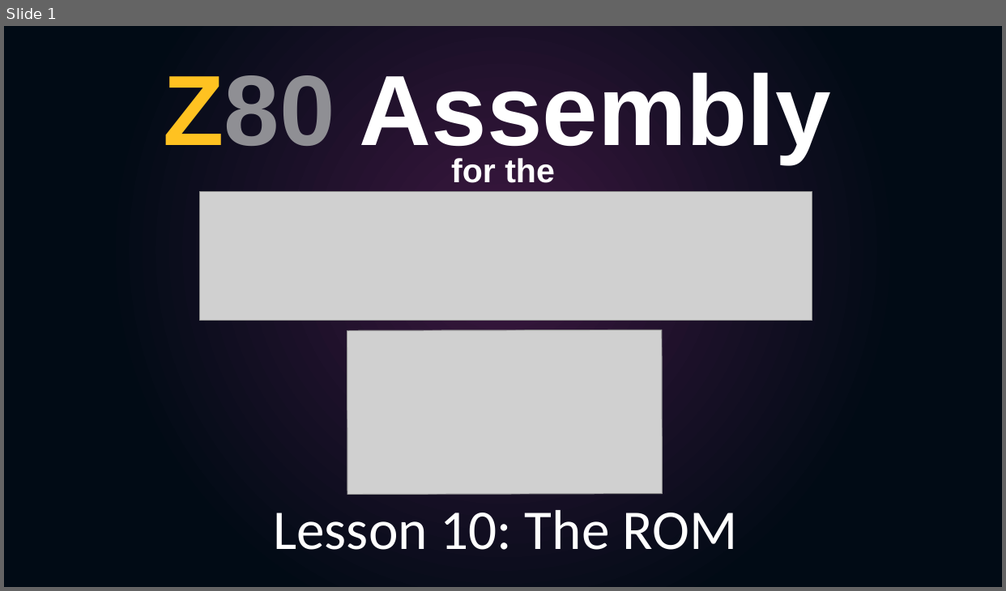
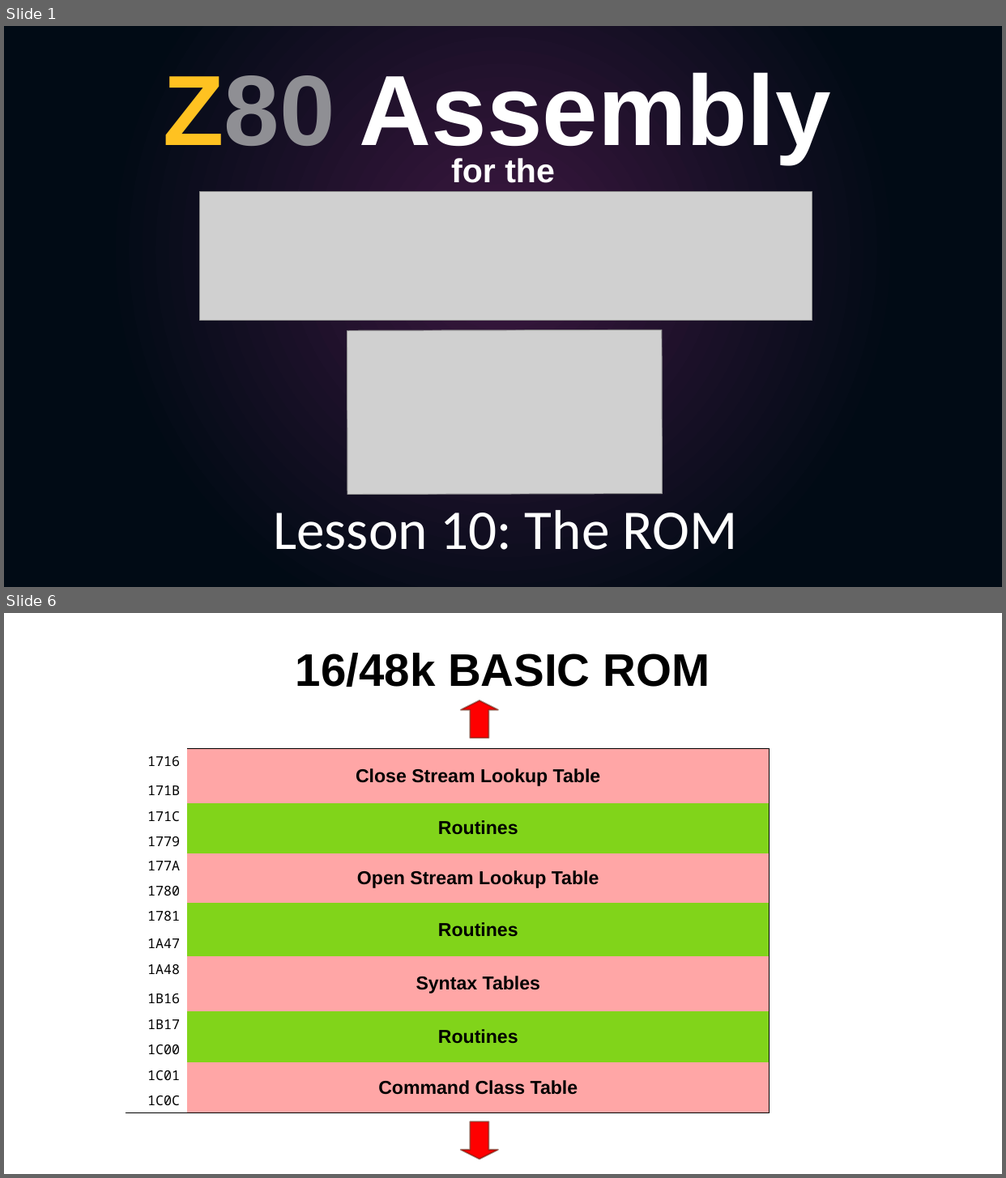
Before and after one commit to SlithyMatt/zxs-assembly-tutorial, a slide deck: Lesson10/Lesson10.odp. Shown one above the other, each under a label of ours: slide 1 before the commit, slides 1 and 6 after it; the slides between them are not shown. The pictures are 1006x591 and 1006x1178 pixels, drawn with LibreOffice and Linux fonts; fonts in the diff are those of the drawing; grey boxes stand for pictures. Boxes give left, top, right and bottom in pixels: in the first picture for what was removed or moved away, otherwise in the second. Text is boxed around its words. In the diff, an @@ line names an element or a change of style, - is before the commit and + after.

```diff
--- a/Lesson10/Lesson10.odp
+++ b/Lesson10/Lesson10.odp
@@ slide 6 added at (x1=4, y1=613, x2=1002, y2=1174), background #FFFFFF @@
@@ title added at (x1=296, y1=653, x2=710, y2=687), 44 pt, text #000000, bold @@
+16/48k BASIC ROM
@@ down arrow added at (x1=461, y1=700, x2=498, y2=738), fill #FF0000, outline #50200C 1.45 pt @@
@@ table added at (x1=126, y1=748, x2=769, y2=1112), 14 rows, 2 columns @@
+1716 | Close Stream Lookup Table
+171B | 
+171C | Routines
+1779 | 
+177A | Open Stream Lookup Table
+1780 | 
+1781 | Routines
+1A47 | 
+1A48 | Syntax Tables
+1B16 | 
+1B17 | Routines
+1C00 | 
+1C01 | Command Class Table
+1C0C | 
@@ down arrow added at (x1=461, y1=1122, x2=498, y2=1160), fill #FF0000, outline #50200C 1.45 pt @@
```
Also in this commit, not shown: 2 slides changed, 11 other slides added, 2 slides removed.
